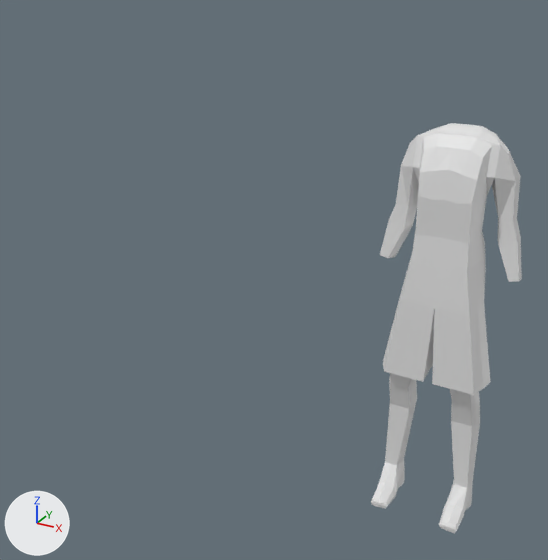
A saved change to the Blender file AT01/LeviKetchum.blend.
Before and after are seen from a camera (50 mm lens) standing at (1.16, -4.34, 3.58) and looking at (-1.23, 0.0, 1.41). Lighting does not change. The marker at lower left points along +X, +Y and +Z.
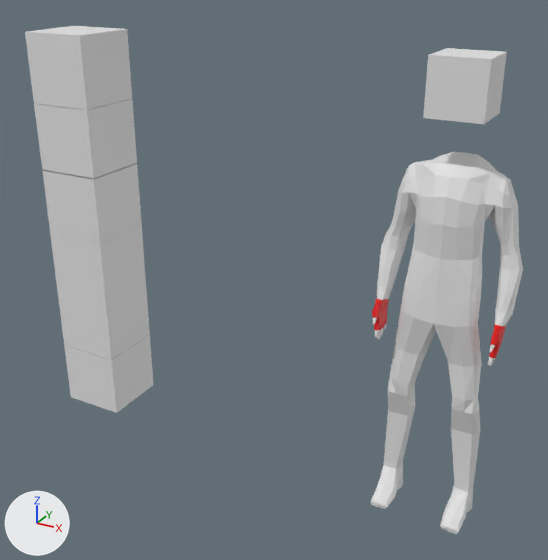
Diff of the bpy script that builds the scene:
```diff
--- a/AT01/LeviKetchum.blend.py
+++ b/AT01/LeviKetchum.blend.py
@@ mat_gloves @@
+mat_gloves = principled_material('gloves')
+mat_gloves.base_color = (0.8, 0.000424, 0.0)  # red #e70100
@@ me_cube @@
 # used by ob_cube; location = (0.0, 0.0, 2.254); scale = (0.145, 0.181, 0.181)
-me_cube.from_pydata(...)  # 210 vertices, 196 faces; spans x 0.0..3.05, y -1.5..0.81, z -12.58..2.06
+me_cube.from_pydata(...)  # 679 vertices, 602 faces; spans x 0.0..2.98, y -1.36..1.02, z -12.58..2.06
+# me_cube part 1: 210 vertices removed from x 0.0..3.05, y -1.5..0.81, z -12.58..2.06; 679 vertices added at x 0.0..2.98, y -1.36..1.02, z -12.58..2.06
 me_cube.materials.append(mat_material)
+me_cube.materials.append(mat_gloves)  # red #e70100
@@ me_cube_011 @@
+me_cube_011.from_pydata(...)  # a box spanning x -1.0..1.0, y -1.0..1.0, z -1.0..1.0
@@ ob_cube @@
 ob_cube = bpy.data.objects.new('Cube', me_cube)
-ob_cube.location = (0.0, 0.0, 2.254)
-ob_cube.scale = (0.145, 0.181, 0.181)
+ob_cube.location = (0.0, 0.0, 2.098)
+ob_cube.scale = (0.149, 0.186, 0.17)
 _m = ob_cube.modifiers.new('Mirror', 'MIRROR')
@@ ob_cube_007 @@
+ob_cube_007 = bpy.data.objects.new('Cube.007', me_cube_011)
+ob_cube_007.location = (0.0, 0.0, 2.871)
+ob_cube_007.scale = (0.172, 0.172, 0.172)
@@ ob_cube_006 @@
+ob_cube_006 = bpy.data.objects.new('Cube.006', me_cube_011.copy())
+ob_cube_006.location = (-2.842, 0.0, 0.263)
+ob_cube_006.scale = (0.253, 0.253, 0.253)
@@ ob_cube_005 @@
+ob_cube_005 = bpy.data.objects.new('Cube.005', me_cube_011.copy())
+ob_cube_005.location = (-2.842, 0.0, 0.772)
+ob_cube_005.scale = (0.253, 0.253, 0.253)
@@ ob_cube_004 @@
+ob_cube_004 = bpy.data.objects.new('Cube.004', me_cube_011.copy())
+ob_cube_004.location = (-2.842, 0.0, 1.278)
+ob_cube_004.scale = (0.253, 0.253, 0.253)
@@ ob_cube_003 @@
+ob_cube_003 = bpy.data.objects.new('Cube.003', me_cube_011.copy())
+ob_cube_003.location = (-2.842, 0.0, 1.781)
+ob_cube_003.scale = (0.253, 0.253, 0.253)
@@ ob_cube_002 @@
+ob_cube_002 = bpy.data.objects.new('Cube.002', me_cube_011.copy())
+ob_cube_002.location = (-2.842, 0.0, 2.278)
+ob_cube_002.scale = (0.253, 0.253, 0.253)
@@ ob_cube_001 @@
+ob_cube_001 = bpy.data.objects.new('Cube.001', me_cube_011.copy())
+ob_cube_001.location = (-2.842, 0.0, 2.78)
+ob_cube_001.scale = (0.253, 0.253, 0.253)
```

Changed parts and their boxes [x1, y1, x2, y2] in the pictures (548 x 560 px):
'Cube', reshaped, moved, rescaled (7% shorter): before [371, 123, 522, 533]; after [371, 152, 523, 534]
'Cube.001', added: after [25, 26, 132, 110]
'Cube.002', added: after [34, 99, 137, 178]
'Cube.003', added: after [42, 163, 142, 243]
'Cube.007', added: after [423, 48, 507, 124]
'Cube.004', added: after [50, 224, 146, 303]
'Cube.005', added: after [57, 281, 150, 360]
'Cube.006', added: after [64, 335, 153, 413]
